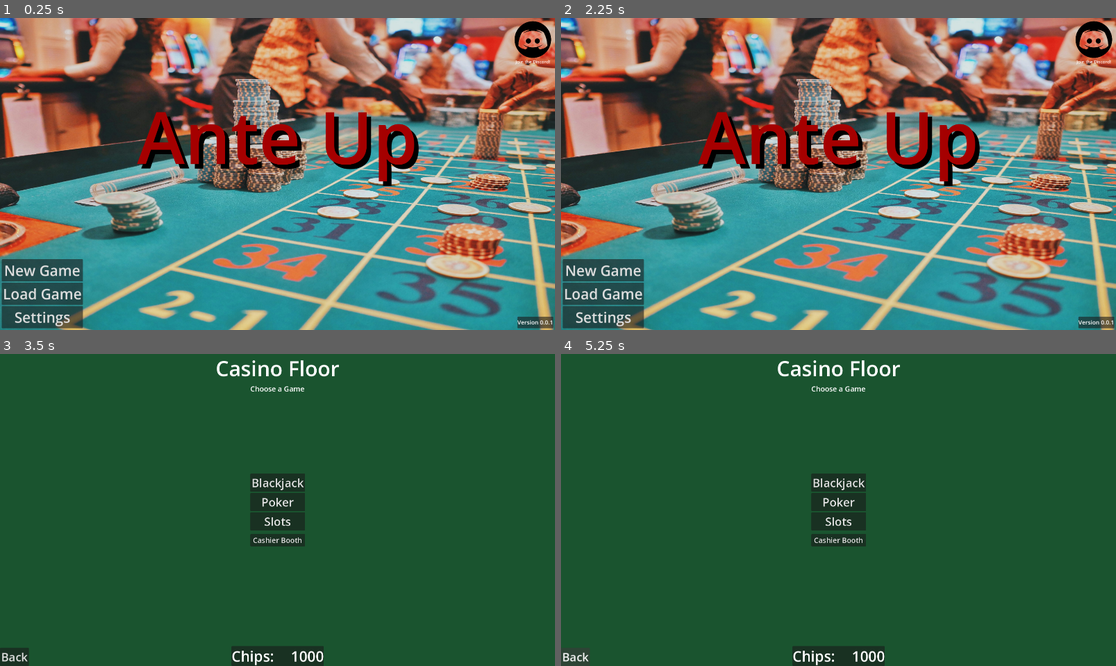
Above: before the commit, frames 1-4 (two rows, left to right).
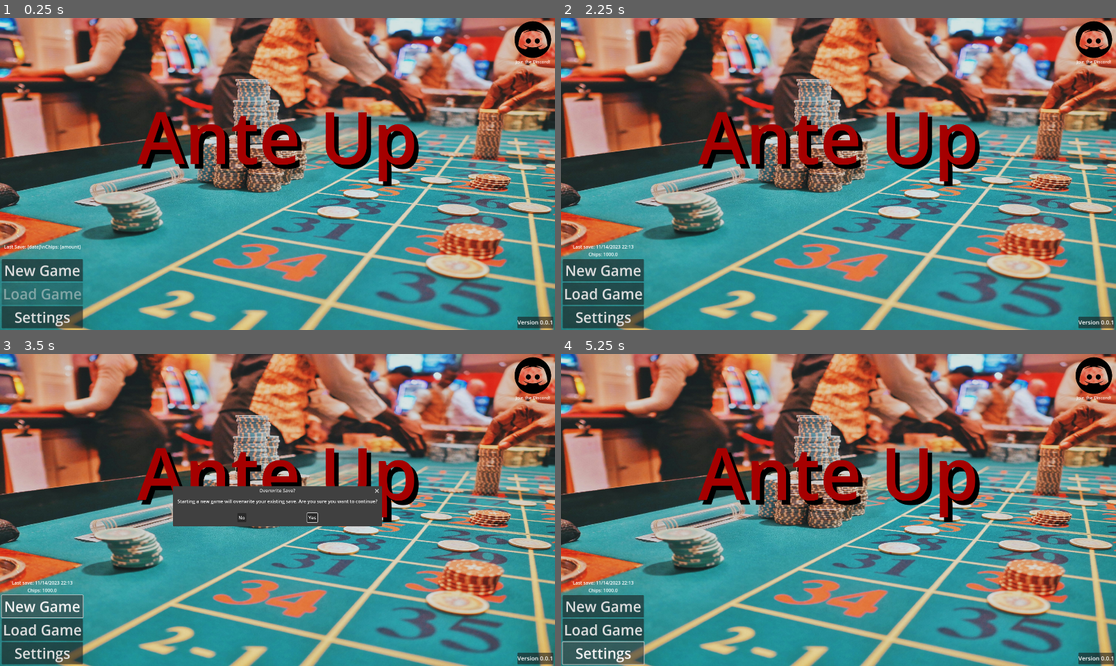
Above: after the commit, the same moments.

Repository: InadequateUsername/Ante-Up
Game: Godot game, scene res://Scenes/TitleScreen/title_screen.tscn
Same seed, same stepped clock (60 frames per second), same inputs: the game is played once before the commit and once after it.
Inputs (mouse positions are in pixels of both pictures, inside the frame that each line leads up to):
- Up to frame 1 (0.25 s): no input
- Up to frame 2 (2.25 s): click (605, 292) at 0.5 s, where only the run before the commit has a clickable "Load Game"; click "New Game" at 1.25 s; click "Back" at 2 s
- Up to frame 3 (3.5 s): click "New Game" at 2.75 s
- Up to frame 4 (5.25 s): click (805, 516) at 3.5 s, where only the run after the commit has a clickable "No"; click (838, 481) at 4.25 s, where only the run before the commit has a clickable "Blackjack"; click (577, 653) at 5 s, where only the run before the commit has a clickable "Back"

The runs differ from the first frame. In frame 1, 1.1% of the frame differs, in the area x 0-15%, y 72-92%; in frame 2, 0.1%; in frame 3, 99%; in frame 4, 99%, in the area x 0-100%, y 0-100%.

Commit message:
Game Saves Working!
Just press back to return from a game and you'll save the game!

Diff:
--- a/Scenes/CasinoFloor/casino_floor.gd
+++ b/Scenes/CasinoFloor/casino_floor.gd
@@ -106,5 +106,14 @@
 		global_node.player_chips = player_chips
 		print("Saving chips before returning to title: ", player_chips)
 
-	# Use SceneManager to change to title screen
+	# Trigger autosave
+	var save_manager = get_node_or_null("/root/SaveManager")
+	if save_manager:
+		print("Autosaving game before returning to title screen")
+		save_manager.save_game()
+
+	# Use SceneManager to change to title screen WITH AWAIT
+	var success = await SceneManager.change_scene("title_screen")
+	if !success:
+		print("ERROR: Failed to transition to title screen")
 	SceneManager.change_scene("title_screen")
--- a/Scenes/Games/Blackjack/blackjack.gd
+++ b/Scenes/Games/Blackjack/blackjack.gd
@@ -410,14 +410,16 @@
 	# Emit game ended signal
 	emit_signal("game_ended", result, winnings)
 
-	# Save to Global
+	# Save to Global and update statistics
 	var global = get_node_or_null("/root/Global")
 	if global:
 		global.player_chips = player_chips
 		print("Saved chips to Global: ", player_chips)
 
+		# Update game statistics
+		global.update_blackjack_stats(result, winnings)
+
 # UPDATED back button function to use SceneManager
-# UPDATED back button function to use SceneManager with await
 func _on_back_button_pressed():
 	print("Back button pressed - using SceneManager to return to casino floor")
 
@@ -434,6 +436,11 @@
 		global.player_chips = player_chips
 		get_tree().root.add_child(global)
 
+	# Trigger auto-save before leaving
+	var save_manager = get_node_or_null("/root/SaveManager")
+	if save_manager:
+		save_manager.save_game()
+
 	# Use SceneManager to return to the casino floor - WITH AWAIT
 	print("Calling SceneManager.back_to_casino_floor() with await")
 	var success = await SceneManager.back_to_casino_floor()
--- a/Scenes/TitleScreen/title_screen.gd
+++ b/Scenes/TitleScreen/title_screen.gd
@@ -1,4 +1,7 @@
 extends Control
+
+var confirm_dialog_scene = preload("res://Scripts/SaveManager/confirm_dialog.tscn")
+var confirm_dialog = null
 
 func _ready():
 	print("Title Screen: Initializing...")
@@ -9,27 +12,109 @@
 	$MainButtonContainer/SettingsButton.connect("pressed", _on_settings_button_pressed)
 	$SocialLinksControl/SocialLinksContainer/DiscordButton.connect("pressed", _on_discord_button_pressed)
 
+	# Create the confirmation dialog
+	confirm_dialog = confirm_dialog_scene.instantiate()
+	add_child(confirm_dialog)
+	confirm_dialog.confirmed.connect(_on_new_game_confirmed)
+
+	# Check if save exists and update Load Game button accordingly
+	var save_manager = get_node_or_null("/root/SaveManager")
+	if save_manager:
+		$MainButtonContainer/LoadGameButton.disabled = !save_manager.has_save()
+
+		# If a save exists, display save info in a label
+		if save_manager.has_save() and has_node("SaveInfoLabel"):
+			var save_info = save_manager.get_save_info()
+			if save_info:
+				var date_str = save_manager.format_timestamp(save_info["timestamp"])
+				var chips_str = str(save_info["player_chips"])
+				$SaveInfoLabel.text = "Last save: " + date_str + "\nChips: " + chips_str
+				$SaveInfoLabel.visible = true
+
 	print("Title Screen: Initialization complete")
 
 # Function called when New Game button is pressed
 func _on_new_game_button_pressed():
-	print("New Game button pressed - transitioning to casino floor")
+	print("New Game button pressed")
 
-	# Initialize Global singleton if needed
-	if not get_node_or_null("/root/Global"):
-		var global = Node.new()
+	# Check if save exists and confirm overwrite
+	var save_manager = get_node_or_null("/root/SaveManager")
+	if save_manager and save_manager.has_save():
+		# Show confirmation dialog
+		confirm_dialog.show_dialog(
+			"Overwrite Save?",
+			"Starting a new game will overwrite your existing save. Are you sure you want to continue?"
+		)
+	else:
+		# No save exists, proceed directly
+		_on_new_game_confirmed()
+
+# Called when user confirms new game
+func _on_new_game_confirmed():
+	print("New game confirmed - transitioning to casino floor")
+
+	# Initialize Global singleton with default values
+	var global = get_node_or_null("/root/Global")
+	if not global:
+		global = Node.new()
 		global.name = "Global"
 		global.set_script(load("res://global.gd"))
 		get_tree().root.add_child(global)
-		print("Created Global singleton with default chips")
+	else:
+		# Reset Global to default values
+		global.player_chips = 1000
+		global.games_played = 0
+		global.blackjack_stats = {
+			"games_played": 0,
+			"wins": 0,
+			"losses": 0,
+			"pushes": 0,
+			"blackjacks": 0,
+			"biggest_win": 0
+		}
+
+	print("Created/reset Global singleton with default chips")
+
+	# Delete existing save if needed
+	var save_manager = get_node_or_null("/root/SaveManager")
+	if save_manager and save_manager.has_save():
+		save_manager.delete_save()
 
 	# Use SceneManager to change to the casino floor
-	SceneManager.change_scene("casino_floor")
+	var scene_manager = get_node_or_null("/root/SceneManager")
+	if scene_manager:
+		var success = await scene_manager.change_scene("casino_floor")
+		if !success:
+			print("ERROR: Failed to transition to casino floor")
+
+func _on_new_game_cancelled():
+	print("New game cancelled")
 
 # Function called when Load Game button is pressed
 func _on_load_game_button_pressed():
-	# To be implemented later
 	print("Load Game button pressed")
+
+	var save_manager = get_node_or_null("/root/SaveManager")
+	if save_manager and save_manager.has_save():
+		var success = save_manager.load_game()
+
+		if success:
+			print("Save loaded successfully, transitioning to casino floor")
+			var scene_manager = get_node_or_null("/root/SceneManager")
+			if scene_manager:
+				var scene_success = await scene_manager.change_scene("casino_floor")
+				if !scene_success:
+					print("ERROR: Failed to transition to casino floor after loading save")
+		else:
+			print("Failed to load save")
+			# Show error dialog
+			confirm_dialog.show_dialog(
+				"Error Loading Save",
+				"There was a problem loading your saved game. Please try again."
+			)
+	else:
+		print("No save file exists")
+		$MainButtonContainer/LoadGameButton.disabled = true
 
 # Function called when Settings button is pressed
 func _on_settings_button_pressed():
--- a/Scenes/TitleScreen/title_screen.tscn
+++ b/Scenes/TitleScreen/title_screen.tscn
@@ -128,3 +128,13 @@
 [node name="BackgroundMusic" type="AudioStreamPlayer" parent="AudioParent"]
 
 [node name="UISoundEffects" type="AudioStreamPlayer" parent="AudioParent"]
+
+[node name="SaveInfoLabel" type="Label" parent="."]
+layout_mode = 0
+offset_left = 14.0
+offset_top = 780.0
+offset_right = 279.0
+offset_bottom = 803.0
+text = "Last Save: [date]\\nChips: [amount]"
+horizontal_alignment = 1
+vertical_alignment = 1
--- /dev/null
+++ b/Scripts/SaveManager/confirm_dialog.gd
@@ -0,0 +1,33 @@
+extends ConfirmationDialog
+
+# A simple confirmation dialog for the save system
+# Create a new scene with a ConfirmationDialog and attach this script
+
+signal dialog_cancelled  # Renamed from "cancelled" to avoid conflicts
+
+func _ready():
+	# Connect to the built-in signals
+	confirmed.connect(_on_confirmed)
+	canceled.connect(_on_cancelled)
+	close_requested.connect(_on_cancelled)
+
+	# We'll center the dialog when showing it instead of here
+
+# Show the confirmation dialog with custom message
+func show_dialog(title_text, message_text):
+	title = title_text
+	dialog_text = message_text
+
+	# Center the dialog on screen
+	position = get_tree().root.size / 2 - size / 2
+
+	# Show the dialog
+	popup_centered()
+
+func _on_confirmed():
+	# We don't need to emit "confirmed" since it's built-in
+	# Just do any additional handling here
+	pass
+
+func _on_cancelled():
+	emit_signal("dialog_cancelled")
--- /dev/null
+++ b/Scripts/SaveManager/confirm_dialog.tscn
@@ -0,0 +1,11 @@
+[gd_scene load_steps=2 format=3 uid="uid://doekj7i2k35ox"]
+
+[ext_resource type="Script" uid="uid://cq3l4qej1w0i3" path="res://Scripts/SaveManager/confirm_dialog.gd" id="1_75xiq"]
+
+[node name="ConfirmationDialog" type="ConfirmationDialog"]
+initial_position = 1
+always_on_top = true
+ok_button_text = "Yes"
+dialog_text = "Are you sure?"
+cancel_button_text = "No"
+script = ExtResource("1_75xiq")
--- /dev/null
+++ b/Scripts/SaveManager/save_manager.gd
@@ -0,0 +1,194 @@
+extends Node
+
+# Save system for casino game
+# Add this script to AutoLoad as "SaveManager"
+
+signal save_completed(success, message)
+signal save_loaded(success, message)
+
+const SAVE_FILE_PATH = "user://casino_save.dat"
+const BACKUP_SAVE_PATH = "user://casino_save_backup.dat"
+
+# Basic structure of save data
+var default_save_data = {
+	"player_chips": 1000,
+	"timestamp": 0,
+	"last_scene": "title_screen",
+	"games_played": 0,
+	"blackjack_stats": {
+		"games_played": 0,
+		"wins": 0,
+		"losses": 0,
+		"pushes": 0,
+		"blackjacks": 0,
+		"biggest_win": 0
+	},
+	"version": "1.0"
+}
+
+# Save game data - simplified without threading
+func save_game(additional_data = {}):
+	print("SaveManager: Saving game...")
+	var success = _perform_save(additional_data)
+	if success:
+		print("SaveManager: Game saved successfully")
+	else:
+		push_warning("SaveManager: Save failed")
+
+	return success
+
+# Actual save function
+func _perform_save(additional_data):
+	# Get the current Global data
+	var global_node = get_node_or_null("/root/Global")
+	if not global_node:
+		push_error("SaveManager: Cannot save - Global singleton not found")
+		emit_signal("save_completed", false, "Global singleton not found")
+		return false
+
+	# Create save data dictionary
+	var save_data = default_save_data.duplicate(true)
+
+	# Update with current values from Global
+	save_data["player_chips"] = global_node.player_chips
+	save_data["timestamp"] = Time.get_unix_time_from_system()
+
+	# Get current scene if available
+	var scene_manager = get_node_or_null("/root/SceneManager")
+	if scene_manager and scene_manager.current_scene:
+		var scene_path = scene_manager.get_current_scene_path()
+		for key in scene_manager.scene_paths.keys():
+			if scene_manager.scene_paths[key] == scene_path:
+				save_data["last_scene"] = key
+				break
+
+	# Add any additional data passed to the save function
+	for key in additional_data:
+		save_data[key] = additional_data[key]
+
+	# Before writing new save, create a backup of the existing save if it exists
+	if FileAccess.file_exists(SAVE_FILE_PATH):
+		var existing_save = FileAccess.open(SAVE_FILE_PATH, FileAccess.READ)
+		if existing_save:
+			var backup_save = FileAccess.open(BACKUP_SAVE_PATH, FileAccess.WRITE)
+			if backup_save:
+				var content = existing_save.get_buffer(existing_save.get_length())
+				backup_save.store_buffer(content)
+				backup_save.close()
+			existing_save.close()
+
+	# Now write the actual save file
+	var file = FileAccess.open(SAVE_FILE_PATH, FileAccess.WRITE)
+	if not file:
+		var error = FileAccess.get_open_error()
+		push_error("SaveManager: Failed to open save file. Error code: " + str(error))
+		emit_signal("save_completed", false, "Failed to open save file")
+		return false
+
+	# Convert save_data to JSON and write to file
+	var json_string = JSON.stringify(save_data)
+
+	file.store_string(json_string)
+	file.close()
+
+	print("SaveManager: Game saved successfully")
+	emit_signal("save_completed", true, "Game saved successfully")
+	return true
+
+# Load the saved game
+func load_game():
+	print("SaveManager: Loading saved game...")
+
+	if not FileAccess.file_exists(SAVE_FILE_PATH):
+		push_warning("SaveManager: No save file found")
+		emit_signal("save_loaded", false, "No save file found")
+		return false
+
+	var file = FileAccess.open(SAVE_FILE_PATH, FileAccess.READ)
+	if not file:
+		var error = FileAccess.get_open_error()
+		push_error("SaveManager: Failed to open save file. Error code: " + str(error))
+		emit_signal("save_loaded", false, "Failed to open save file")
+		return false
+
+	var json_string = file.get_as_text()
+	file.close()
+
+	var json = JSON.new()
+	var parse_result = json.parse(json_string)
+	if parse_result != OK:
+		push_error("SaveManager: Failed to parse save file JSON. Error: " + json.get_error_message() + " at line " + str(json.get_error_line()))
+		emit_signal("save_loaded", false, "Failed to parse save file")
+		return false
+
+	var save_data = json.get_data()
+
+	# Apply the loaded data to Global
+	var global_node = get_node_or_null("/root/Global")
+	if not global_node:
+		push_error("SaveManager: Cannot load - Global singleton not found")
+		emit_signal("save_loaded", false, "Global singleton not found")
+		return false
+
+	# Apply loaded data
+	global_node.player_chips = save_data.get("player_chips", default_save_data["player_chips"])
+
+	# Store any additional save data in Global for other systems to access
+	global_node.save_data = save_data
+
+	print("SaveManager: Game loaded successfully")
+	emit_signal("save_loaded", true, "Game loaded successfully")
+	return true
+
+# Check if a save file exists
+func has_save():
+	return FileAccess.file_exists(SAVE_FILE_PATH)
+
+# Get save info without loading the whole save
+func get_save_info():
+	if not has_save():
+		return null
+
+	var file = FileAccess.open(SAVE_FILE_PATH, FileAccess.READ)
+	if not file:
+		return null
+
+	var json_string = file.get_as_text()
+	file.close()
+
+	var json = JSON.new()
+	var parse_result = json.parse(json_string)
+	if parse_result != OK:
+		return null
+
+	var save_data = json.get_data()
+
+	# Return just the essential info for displaying
+	return {
+		"player_chips": save_data.get("player_chips", 0),
+		"timestamp": save_data.get("timestamp", 0),
+		"games_played": save_data.get("games_played", 0),
+		"last_scene": save_data.get("last_scene", "title_screen")
+	}
+
+# Delete the save file
+func delete_save():
+	if has_save():
+		var dir = DirAccess.open("user://")
+		if dir:
+			dir.remove(SAVE_FILE_PATH)
+			print("SaveManager: Save file deleted")
+			return true
+
+	return false
+
+# Format a Unix timestamp for display
+func format_timestamp(unix_time):
+	var datetime = Time.get_datetime_dict_from_unix_time(unix_time)
+	return "%02d/%02d/%d %02d:%02d" % [
+		datetime["month"],
+		datetime["day"],
+		datetime["year"],
+		datetime["hour"],
+		datetime["minute"]
+	]
--- a/global.gd
+++ b/global.gd
@@ -2,7 +2,18 @@
 
 # Global variables
 var player_chips = 1000  # Default starting chips
-var game_saves = {}  # For future save game functionality
+var save_data = null  # Will hold the full save data when loaded
+var games_played = 0  # Counter for total games played
+
+# Statistics for individual games
+var blackjack_stats = {
+	"games_played": 0,
+	"wins": 0,
+	"losses": 0,
+	"pushes": 0,
+	"blackjacks": 0,
+	"biggest_win": 0
+}
 
 # Debug information printing
 func _ready():
@@ -11,6 +22,24 @@
 	# Connect to SceneManager signals (if applicable)
 	if get_node_or_null("/root/SceneManager"):
 		SceneManager.connect("scene_changed", _on_scene_changed)
+
+# Called when a scene change happens
+func _on_scene_changed(new_scene):
+	print("Global: Scene changed notification received")
+
+	# Auto-save when leaving a game scene
+	if new_scene and new_scene.scene_file_path.contains("casino_floor"):
+		print("Global: Detected return to casino floor, triggering autosave")
+
+		# If SaveManager exists, trigger an autosave
+		var save_manager = get_node_or_null("/root/SaveManager")
+		if save_manager:
+			# Add stats to the save
+			var additional_data = {
+				"games_played": games_played,
+				"blackjack_stats": blackjack_stats
+			}
+			save_manager.save_game(additional_data)
 
 # Function to modify player chips
 func add_chips(amount):
@@ -24,8 +53,26 @@
 	print("Set chips to " + str(player_chips))
 	return player_chips
 
-# Function called when scene changes (for future use)
-func _on_scene_changed(_new_scene):
-	print("Global: Scene changed notification received")
-	# This could be used to trigger auto-saves or other global behavior
-	# when scenes change
+# Update blackjack game statistics
+func update_blackjack_stats(result, winnings):
+	blackjack_stats["games_played"] += 1
+
+	match result:
+		"win", "dealer_bust":
+			blackjack_stats["wins"] += 1
+		"blackjack":
+			blackjack_stats["wins"] += 1
+			blackjack_stats["blackjacks"] += 1
+		"push":
+			blackjack_stats["pushes"] += 1
+		"lose", "bust", "dealer_blackjack":
+			blackjack_stats["losses"] += 1
+
+	# Track biggest win
+	if winnings > blackjack_stats["biggest_win"]:
+		blackjack_stats["biggest_win"] = winnings
+
+	# Update total games played
+	games_played += 1
+
+	print("Updated blackjack stats: ", blackjack_stats)
--- a/project.godot
+++ b/project.godot
@@ -19,6 +19,7 @@
 
 Global="*res://global.gd"
 SceneManager="*res://scene_manager.gd"
+SaveManager="*res://Scripts/SaveManager/save_manager.gd"
 
 [display]
 
Not shown, added: Scripts/SaveManager/confirm_dialog.gd.uid
Not shown, added: Scripts/SaveManager/save_manager.gd.uid
